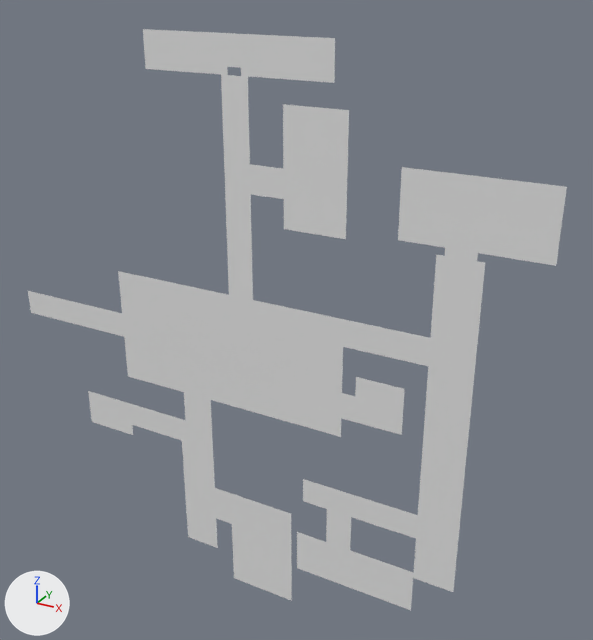
The OBJ model Assets/Tiled2Unity/Meshes/First part.obj: old version first, new version second.
One viewpoint serves both versions: a camera (50 mm lens) standing at (0.3, -89.9, -0.6) and looking at (-52.0, 5.2, -48.2). The axes (+X, +Y, +Z) are drawn at lower left. The lights are the same throughout. Where no turn or scale is listed for an object, it has been applied to the vertices.

Objects in the first picture: 'First part'.
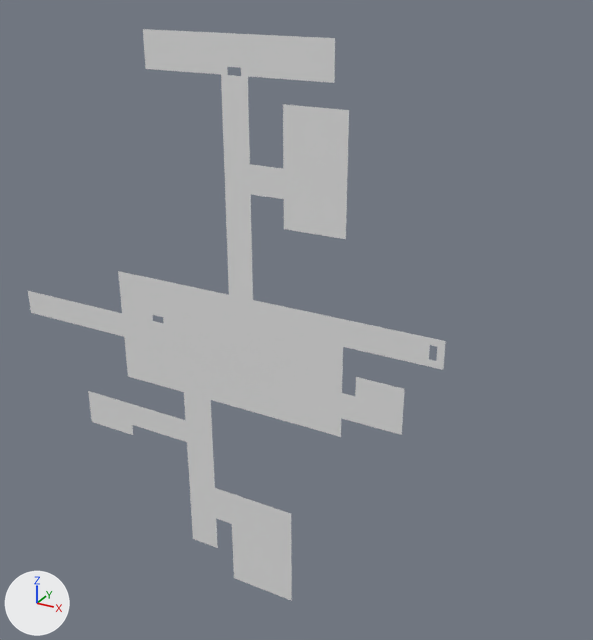
What differs and where, as boxes (x1, y1, x2, y2) in the pictures (593 x 640 px):
```json
{"object": "First part", "change": "reshaped", "before": [28, 29, 567, 610], "after": [28, 29, 446, 601], "on screen": "22% narrower"}
{"part": 1, "of": "me_first_part", "change": "deleted", "before": [297, 167, 567, 610]}
{"part": 2, "of": "me_first_part", "change": "deleted", "before": [182, 441, 193, 539]}
```

Scene script edits in JSON lines:
```json
{"block": "me_first_part", "where": "# used by ob_first_part; location = (0.0, 0.0, 0.0)"}
{"op": "remove", "block": "me_first_part", "code": "me_first_part.from_pydata(...)  # 2834 vertices, 2451 faces; spans x -100.0..-16.0, y 0.0, z -95.0..-9.0"}
{"op": "add", "block": "me_first_part", "code": "me_first_part.from_pydata(...)  # 2007 vertices, 1738 faces; spans x -100.0..-28.0, y 0.0, z -95.0..-9.0"}
{"block": "me_first_part", "change": "me_first_part part 1: 808 vertices removed from x -49.0..-16.0, y 0.0, z -88.0..-23.0"}
{"block": "me_first_part", "change": "me_first_part part 2: 19 vertices removed from x -70.0, y 0.0, z -90.0..-72.0"}
```
